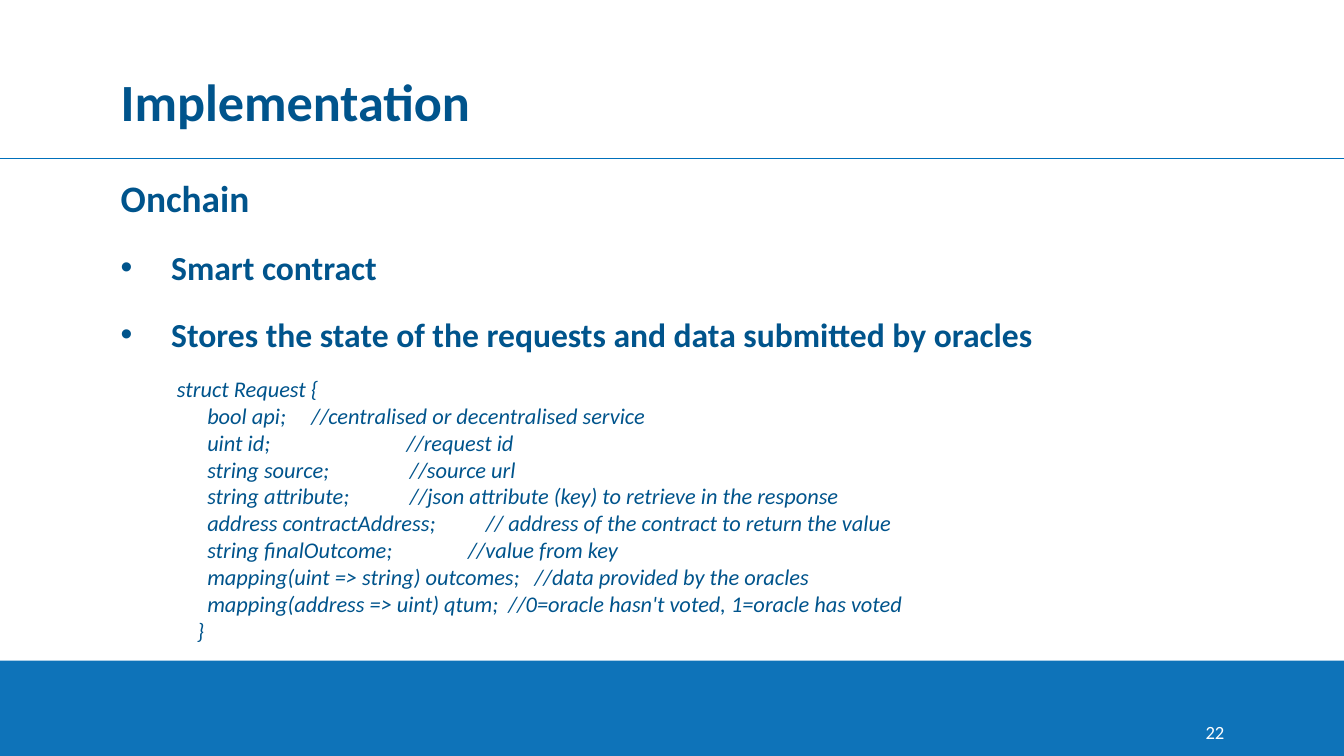
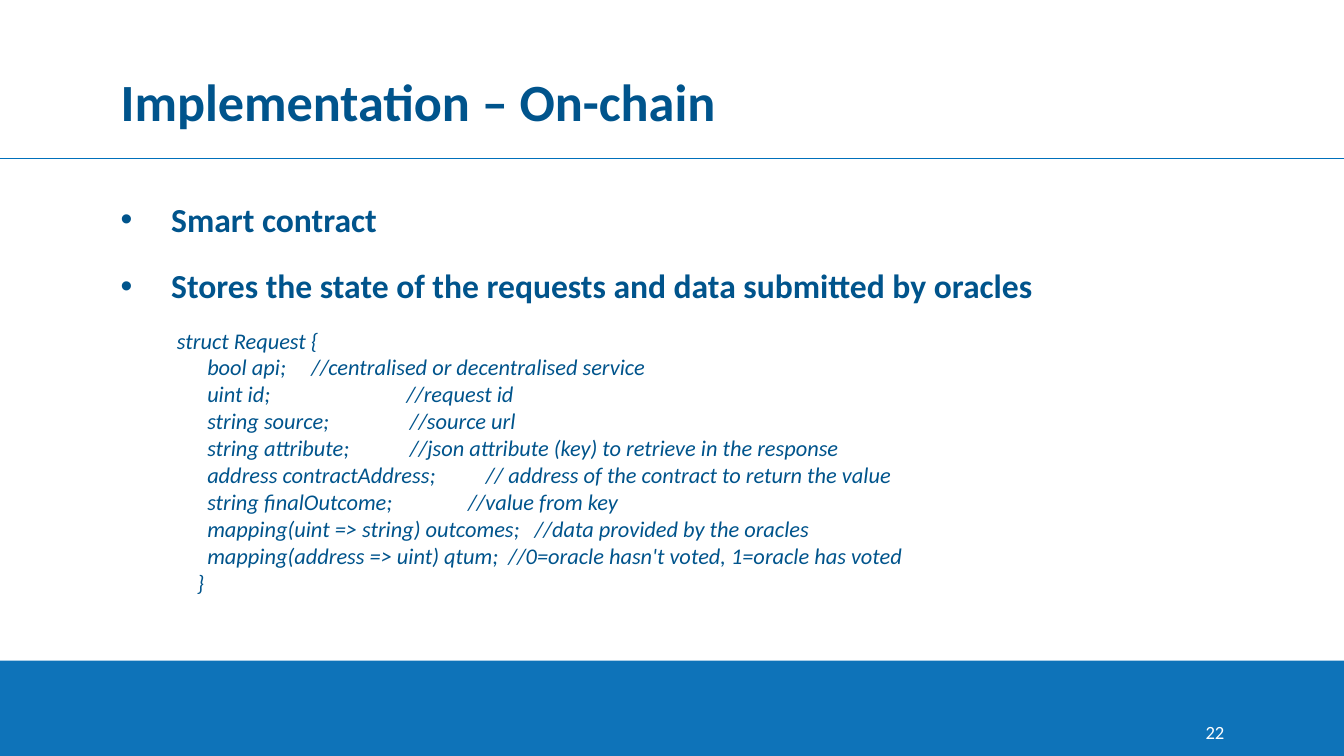
Before and after one commit to georgejohnchavady/Dissertation, a slide deck: slide 22 of Final/Dissertation PPT.pptx. Drawn at 1344x756 pixels with LibreOffice and Linux fonts; fonts in the diff are those of the drawing; background and template pictures are left out. Boxes give left, top, right and bottom in pixels: in the first picture for what was removed or moved away, otherwise in the second. Text is boxed around its words. In the diff, an @@ line names an element or a change of style, - is before the commit and + after.

```diff
--- a/Final/Dissertation PPT.pptx
+++ b/Final/Dissertation PPT.pptx
@@ title at [121,84,716,130]: text changed @@
-Implementation
+Implementation – On-chain
@@ text at [121,185,250,213]: paragraph removed @@
-Onchain
@@ text "Smart contract": place and size @@
-text "Smart contract" at [121,185,1032,616]
+text "Smart contract" at [171,210,1032,568]
```
Also in this commit, not shown: 1 other slide changed.
